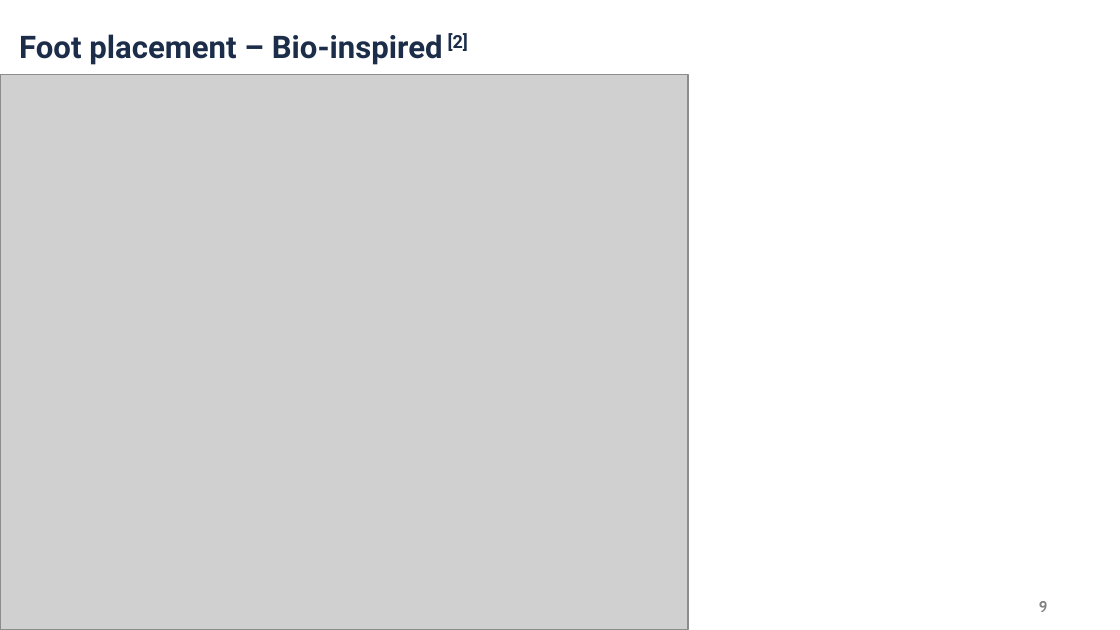
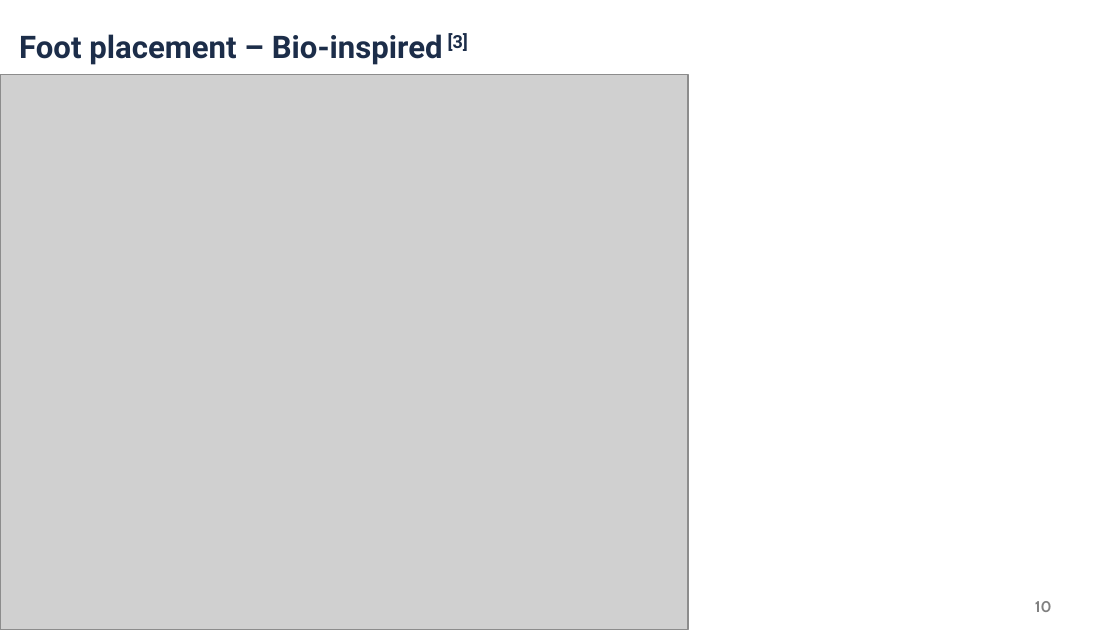
Before and after one commit to Meilili031010/locomotion-dynamics, a slide deck: slide 10 of presentation/final_presentation.pptx (slide 9 before the commit). Drawn at 1120x630 pixels with LibreOffice and Linux fonts; fonts in the diff are those of the drawing; grey boxes stand for pictures; background and template pictures are left out. Boxes give left, top, right and bottom in pixels: in the first picture for what was removed or moved away, otherwise in the second. Text is boxed around its words. In the diff, an @@ line names an element or a change of style, - is before the commit and + after.

```diff
--- a/presentation/final_presentation.pptx
+++ b/presentation/final_presentation.pptx
@@ title at (19, 33, 468, 65): text changed @@
-Foot placement – Bio-inspired [2]
+Foot placement – Bio-inspired [3]
@@ page number at (1035, 601, 1052, 612): text changed @@
-9
+10
```
Also in this commit, not shown: 6 other slides changed, 3 slides added, 4 slides removed, 1 other file.
